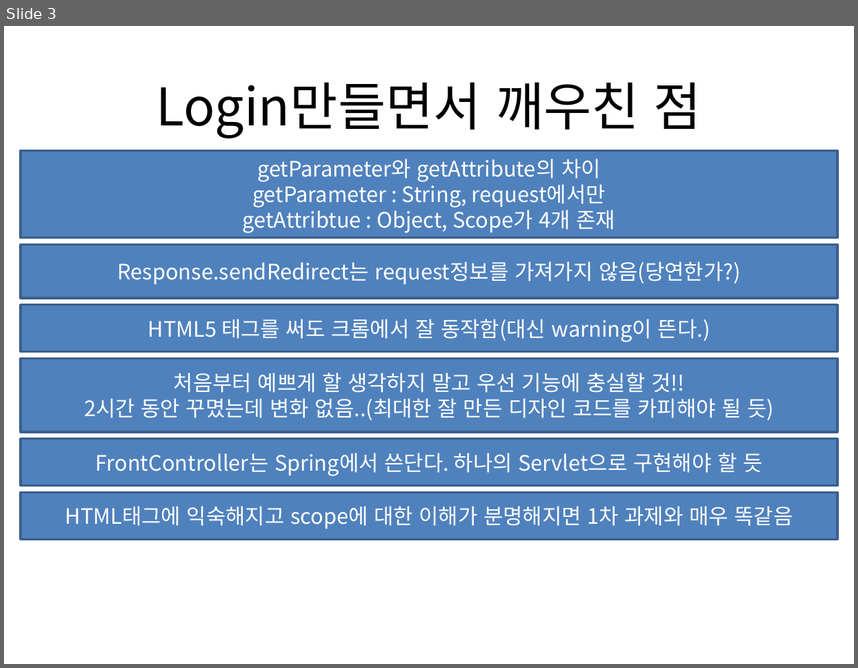
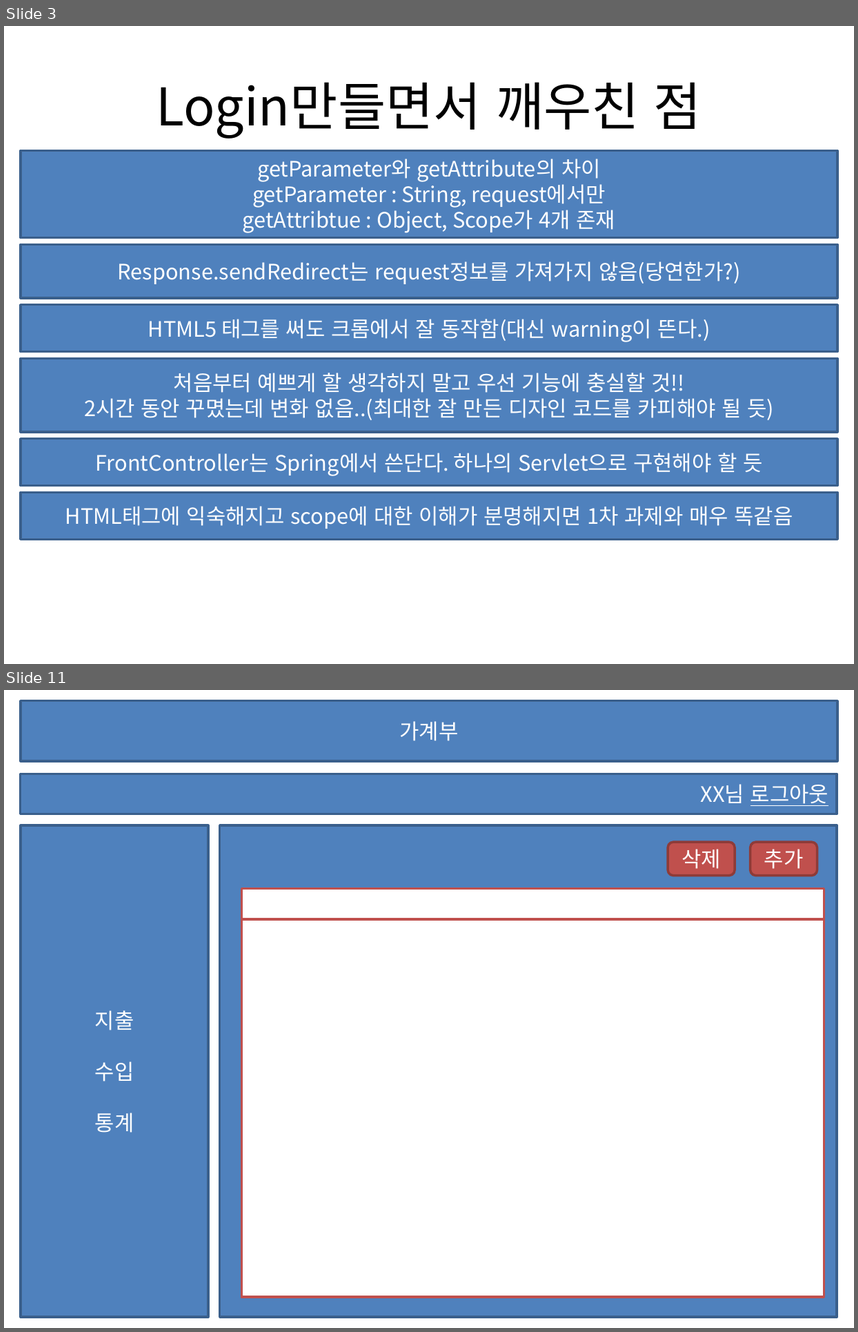
Before and after one commit to seojinkim/SecondProject, a slide deck: SecondProject/SecondProject.pptx. Shown one above the other, each under a label of ours: slide 3 before the commit, slides 3 and 11 after it; the slides between them are not shown. The pictures are 858x668 and 858x1332 pixels, drawn with LibreOffice and Linux fonts; fonts in the diff are those of the drawing. Boxes give left, top, right and bottom in pixels: in the first picture for what was removed or moved away, otherwise in the second. Text is boxed around its words. In the diff, an @@ line names an element or a change of style, - is before the commit and + after.

```diff
--- a/SecondProject/SecondProject.pptx
+++ b/SecondProject/SecondProject.pptx
@@ slide 11 added at (4, 690, 854, 1328), background #FFFFFF @@
@@ rectangle added at (21, 701, 838, 761), fill #4F81BD, outline #3A5F8C 2 pt, 18 pt, text #FFFFFF @@
+가계부
@@ rectangle added at (20, 774, 837, 814), fill #4F81BD, outline #3A5F8C 2 pt, 18 pt, text #FFFFFF, underline @@
+XX님 로그아웃
@@ rectangle added at (21, 825, 208, 1317), fill #4F81BD, outline #3A5F8C 2 pt, 18 pt, text #FFFFFF @@
+지출
+수입
+통계
@@ rectangle added at (220, 825, 837, 1317), fill #4F81BD, outline #3A5F8C 2 pt @@
@@ rounded rectangle added at (668, 842, 735, 876), fill #C0504D, outline #8E3B39 2 pt, 18 pt, text #FFFFFF @@
+삭제
@@ rounded rectangle added at (751, 842, 818, 876), fill #C0504D, outline #8E3B39 2 pt, 18 pt, text #FFFFFF @@
+추가
@@ rectangle added at (242, 888, 824, 1296), fill #FFFFFF, outline #C0504D 2 pt @@
@@ rectangle added at (242, 920, 824, 1297), fill #FFFFFF, outline #C0504D 2 pt @@
```
Also in this commit, not shown: 1 slide changed, 11 other slides added, 45 other files.
